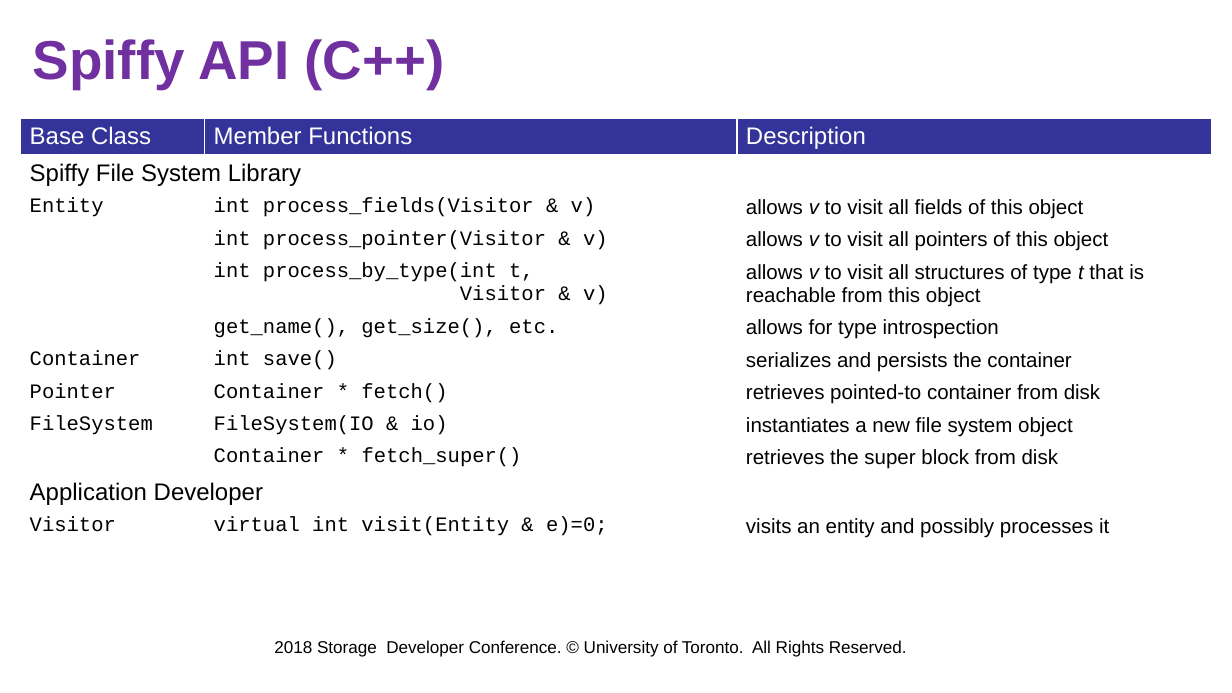
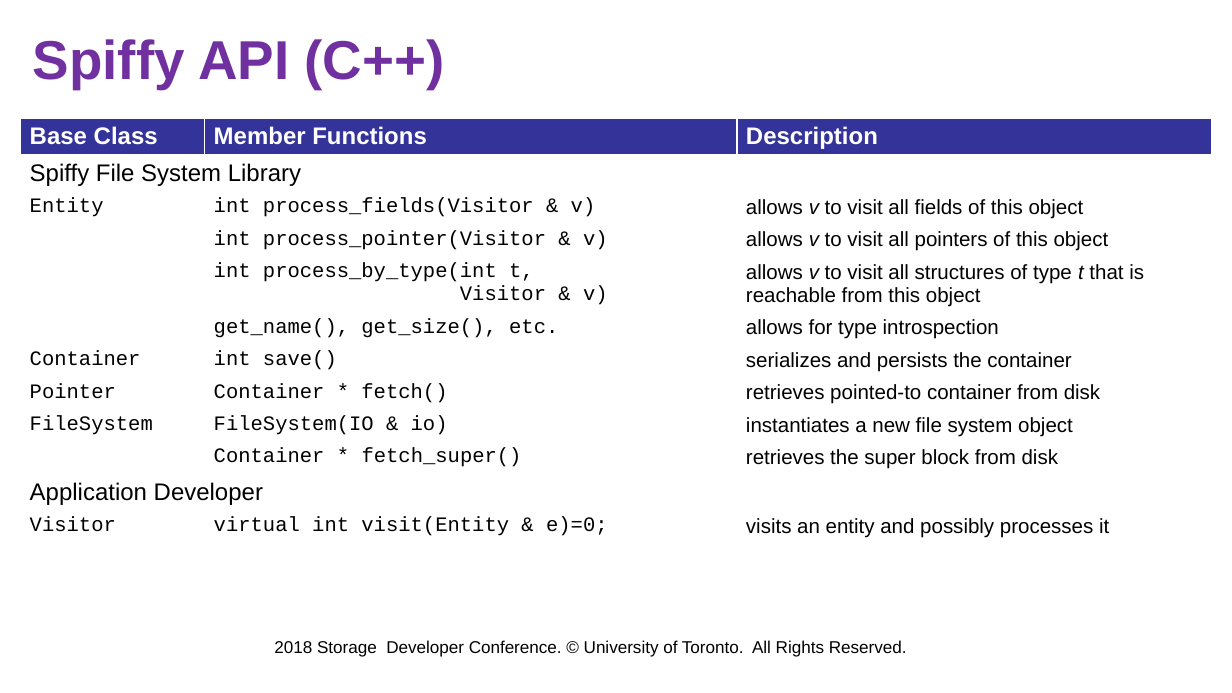
Before and after one commit to jacksun007/spiffy-paper, a slide deck: slide 62 of talk/sdc18_spiffy.pptx (slide 53 before the commit). Drawn at 1232x693 pixels with LibreOffice and Linux fonts; fonts in the diff are those of the drawing; background and template pictures are left out. Boxes give left, top, right and bottom in pixels: in the first picture for what was removed or moved away, otherwise in the second. Text is boxed around its words. In the diff, an @@ line names an element or a change of style, - is before the commit and + after.

```diff
--- a/talk/sdc18_spiffy.pptx
+++ b/talk/sdc18_spiffy.pptx
@@ table at <box>21,118,1211,562</box> @@
@@ bold on in "Base Class", "Member Functions", "Description" @@
```
Also in this commit, not shown: 17 other slides changed, 6 slides added, 2 slides removed.
